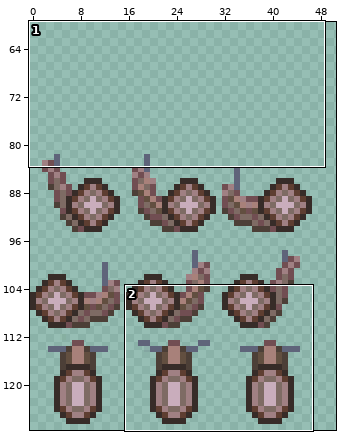
Sprite sheet: resources/images/characters/snail.png. The picture above shows the old version from afar; the outline marks the close-up.
Close-up. As it was:
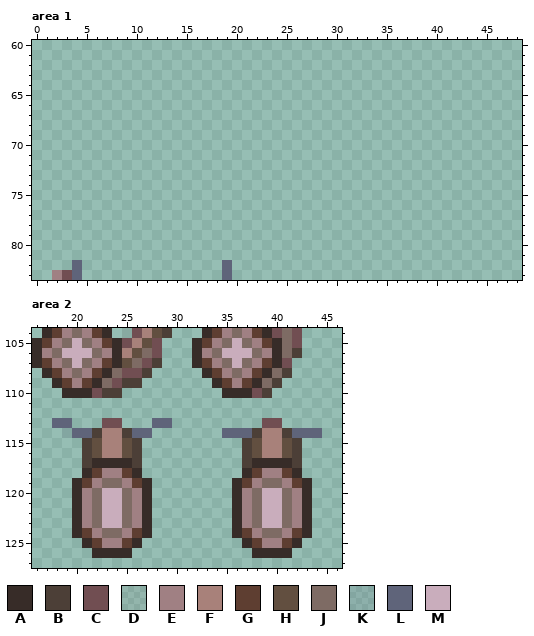
The file is 128x128 pixels. Pixels under 10% opacity are left out. Colours within 5 levels of each other are drawn and written as one. Shown: area 1: x 0..48, y 60..83; area 2: x 16..46, y 104..127. The old version is drawn lined up with the new one. The wide view leaves out empty margins.
Palette (. is transparent): A #372c28  B #4c3f37  C #714e52  D #7b66611a  E #a08083  F #a8817a  G #5e3e31  H #624f40  J #7e6b64  K #5f647a28  L #5f647a  M #c9adbc
Pixels before, area 1, first column x 2:
82 ..L..............L
83 ECL..............L
Pixels before, area 2, first column x 16:
104 .AGEJEGA.DCFHB...AGEJEGACJC..
105 AGEJMJEGACFHC...AGEJMJEGAJC..
106 AEJMMMJEAFHJC...AEJMMMJEAJB..
107 AGEJMJEGAHJCB...AGEJMJEGAC...
108 .AGEJEGAJCCB.....AGEJEGAJB...
109 ..AGEGAJCBB.......AGEGAJB....
110 ...AAACBB..........AAACB.....
111 .............................
112 .............................
113 ..LL...CC...LL.........CC....
114 ...KLLBFFBLL.......LLLBFFBLLL
115 .....BHFFHB..........BHFFHB..
116 .....BHFFHB..........BHFFHB..
117 .....BAAAAB..........BAAAAB..
118 .....AGEEGA..........AGEEGA..
119 ....AGEJJEGA........AGEJJEGA.
120 ....AEJMMJEA........AEJMMJEA.
121 ....AEJMMJEA........AEJMMJEA.
122 ....AEJMMJEA........AEJMMJEA.
123 ....AEJMMJEA........AEJMMJEA.
124 ....AGEJJEGA........AGEJJEGA.
125 .....AGEEGA..........AGEEGA..
126 ......AAAA............AAAA...
After:
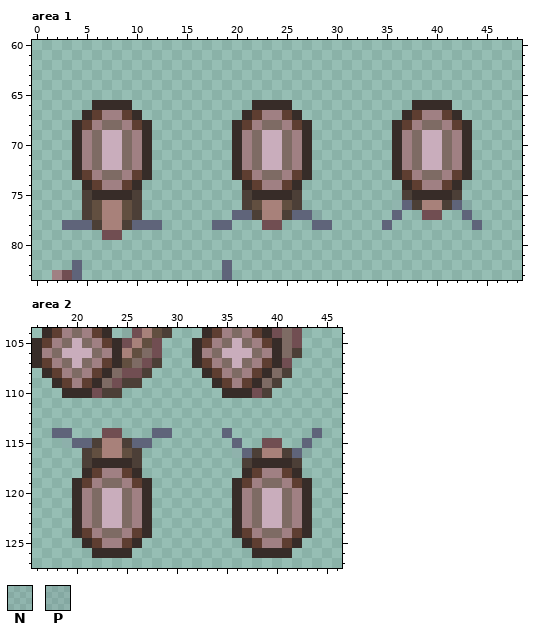
Colours new in this view: N #5f647a1a  P #5f647a22
Diff:
drawings rearranged on the sheet (the old picture shows each at its new place; 3 dropped ones are not shown)
Area 1:
y 66: x 6..9 .... -> AAAA; x 22..25 .... -> AAAA; x 38..41 .... -> AAAA
y 67: x 5..10 ...... -> AGEEGA; x 21..26 ...... -> AGEEGA; x 37..42 ...... -> AGEEGA
y 68: x 4..11 ........ -> AGEJJEGA; x 20..27 ........ -> AGEJJEGA; x 36..43 ........ -> AGEJJEGA
y 69..72: x 4..11 ........ -> AEJMMJEA; x 20..27 ........ -> AEJMMJEA; x 36..43 ........ -> AEJMMJEA
y 73: x 4..11 ........ -> AGEJJEGA; x 20..27 ........ -> AGEJJEGA; x 36..43 ........ -> AGEJJEGA
y 74: x 5..10 ...... -> AGEEGA; x 21..26 ...... -> AGEEGA; x 37..42 ...... -> AGEEGA
y 75: x 5..10 ...... -> BAAAAB; x 21..26 ...... -> BAAAAB; x 37..42 ...... -> BAAAAB
y 76: x 5..10 ...... -> BHFFHB; x 21..26 ...... -> BHFFHB; x 36..43 ........ -> NLBFFBLP
y 77: x 5..10 ...... -> BHFFHB; x 20..28 ......... -> LLBFFBLLK; x 36 . -> L; x 39..40 .. -> CC; x 43 . -> L
y 78: x 3..12 .......... -> LLLBFFBLLL; x 18..19 .. -> LL; x 23..24 .. -> CC; x 28..29 .. -> LL; x 35 . -> L; x 44 . -> L
y 79: x 7..8 .. -> CC
Area 2:
y 113: x 18..19 LL -> ..; x 23..24 CC -> ..; x 28..29 LL -> ..; x 39..40 CC -> ..
y 114: x 18..29 .KLLBFFBLL.. -> LL...CC...LL; x 36..43 LLBFFBLL -> ........
y 115: x 19..22 ..BH -> KLLB; x 25..27 HB. -> BLL; x 36..43 .BHFFHB. -> L..CC..L
y 116: x 36..38 .BH -> PLB; x 41..43 HB. -> BLN
Pixel boxes of the changes (left, top, right, bottom) in both close-ups:
added: (62, 100, 162, 240)
added: (212, 100, 332, 230)
added: (382, 100, 482, 230)
changed: (52, 418, 172, 448)
changed: (232, 418, 312, 458)
